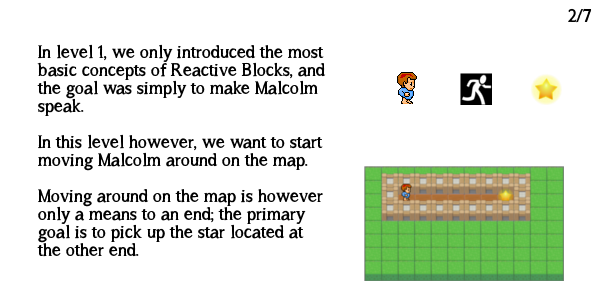
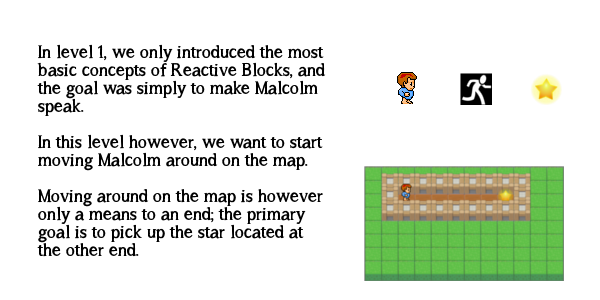
Before/after of a 600 × 300 layered artwork. What changed in the layer stack:
painted on "2/7" over left=568, top=8, right=592, bottom=23
